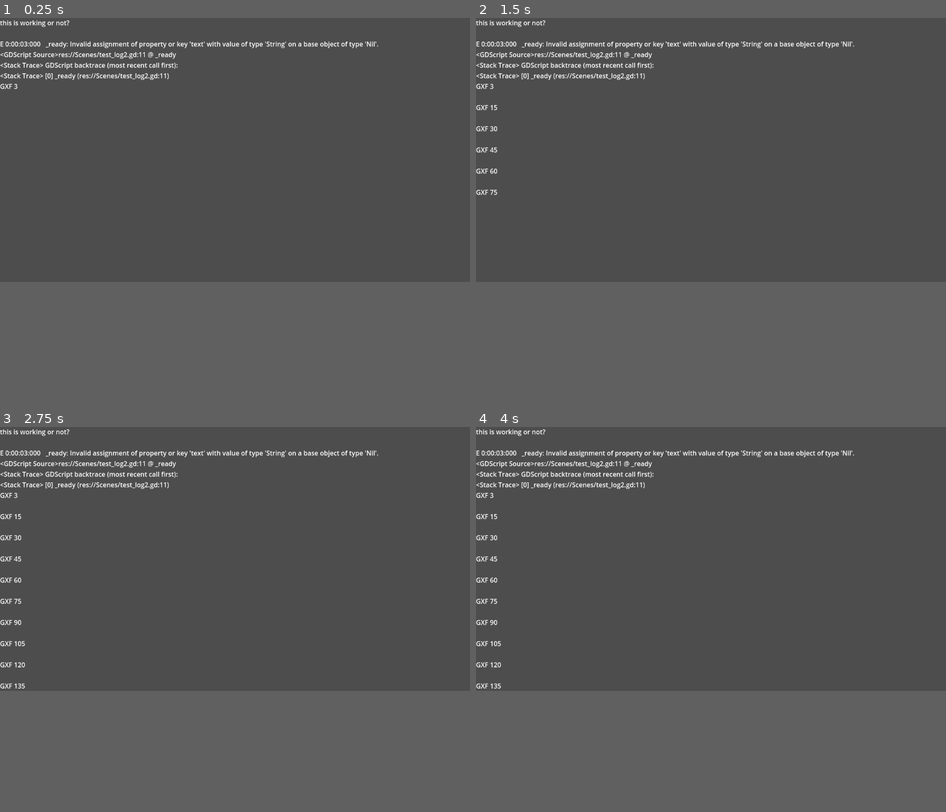
Above: before the commit, frames 1-4 (two rows, left to right).
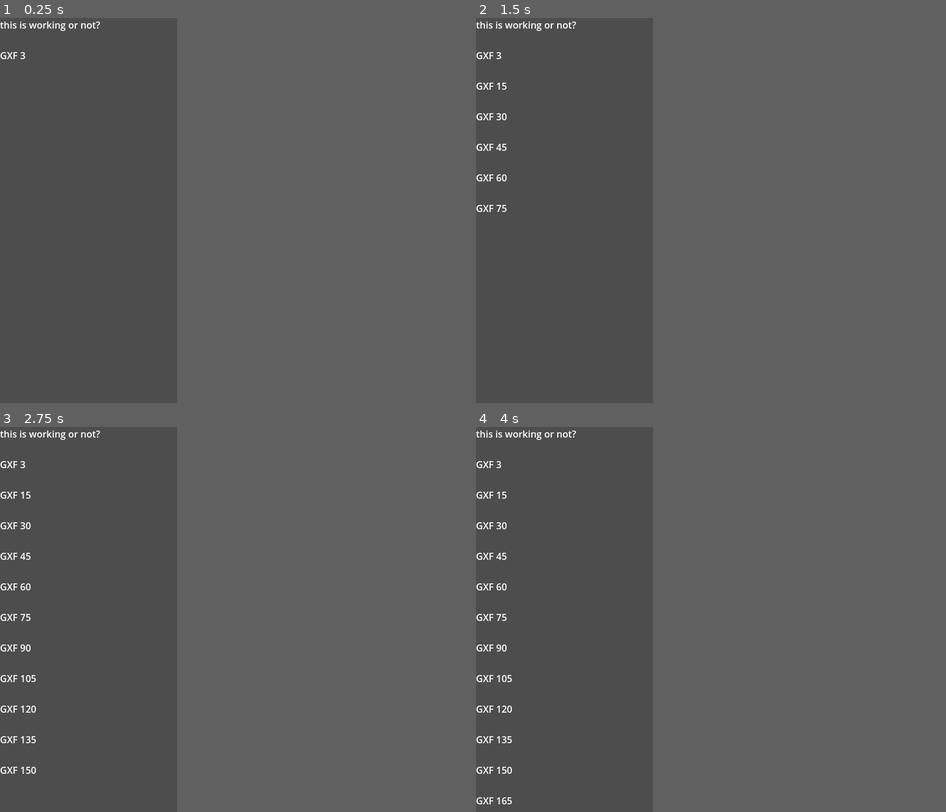
Above: after the commit, the same moments.

Repository: rk042/godot-runtime-log-viewer
Game: Godot game, scene res://godot-rutime-log-viewer/testing/scenes/testing_logs.tscn
The game is run twice, just before and just after one commit, with the same random seed, the same clock (stepped at 60 frames per second) and the same inputs. Before the commit the project starts from res://Scenes/testing_logs.tscn.
Inputs:
- Up to frame 1 (0.25 s): no input
- Up to frame 2 (1.5 s): tap Enter at 0.5 s
- Up to frame 3 (2.75 s): no input
- Up to frame 4 (4 s): tap Space at 2.75 s; tap Enter at 3.5 s
In our replay, the window is 799x449 before the commit and 301x655 after it. These sizes can differ from the game's own. Grey fills any space a smaller window leaves; there, only what the larger window draws over its background counts as a difference.

The runs differ from the first frame. In frame 1, 1.6% of the frame differs, in the area x 0-81%, y 0-19%; in frame 2, 2.0%; in frame 3, 2.4%; in frame 4, 2.5%, in the area x 0-81%, y 0-99%.
Error before the commit: Invalid assignment of property or key 'text' with value of type 'String' on a base object of type 'Nil'. (res://Scenes/test_log2.gd:11)

Commit message:
working on ui part

Diff:
--- a/Scenes/test_log2.gd
+++ /dev/null
@@ -1,11 +0,0 @@
-extends Node
-
-@onready var label: Label = $"../Label2"
-
-
-func _ready() -> void:
-	print("this is working or not?")
-
-	label = null
-	for i in range(10):
-		label.text = "test"
--- a/Scenes/testing_logs.tscn
+++ /dev/null
@@ -1,18 +0,0 @@
-[gd_scene load_steps=3 format=3 uid="uid://bikxllx6h2nmo"]
-
-[ext_resource type="Script" uid="uid://b6mtfhdnxhrbr" path="res://godot-rutime-log-viewer/log_handler.gd" id="1_ws3fs"]
-[ext_resource type="Script" uid="uid://cg3rrl0dalojs" path="res://Scenes/test_log2.gd" id="2_7uoj3"]
-
-[node name="TestingLogs" type="Node2D"]
-script = ExtResource("1_ws3fs")
-
-[node name="Node" type="Node" parent="."]
-script = ExtResource("2_7uoj3")
-
-[node name="Label" type="Label" parent="."]
-offset_right = 40.0
-offset_bottom = 23.0
-
-[node name="Label2" type="Label" parent="."]
-offset_right = 40.0
-offset_bottom = 23.0
--- /dev/null
+++ b/godot-rutime-log-viewer/scenes/button_item_scene.tscn
@@ -0,0 +1,24 @@
+[gd_scene format=3 uid="uid://b1dqyeje8w4wa"]
+
+[node name="button_item_scene" type="Control"]
+layout_mode = 3
+anchors_preset = 15
+anchor_right = 1.0
+anchor_bottom = 1.0
+offset_right = -1052.0
+offset_bottom = -548.0
+grow_horizontal = 2
+grow_vertical = 2
+size_flags_horizontal = 4
+size_flags_vertical = 4
+
+[node name="button" type="Button" parent="."]
+layout_mode = 1
+anchors_preset = 15
+anchor_right = 1.0
+anchor_bottom = 1.0
+grow_horizontal = 2
+grow_vertical = 2
+size_flags_horizontal = 3
+theme_override_font_sizes/font_size = 100
+text = "Clean"
--- /dev/null
+++ b/godot-rutime-log-viewer/scenes/log_viewer_canvas_scene.tscn
@@ -0,0 +1,67 @@
+[gd_scene format=3 uid="uid://ocev1kyuy4ss"]
+
+[node name="log_viewer_canvas_scene" type="Control"]
+layout_mode = 3
+anchors_preset = 15
+anchor_right = 1.0
+anchor_bottom = 1.0
+grow_horizontal = 2
+grow_vertical = 2
+size_flags_horizontal = 3
+size_flags_vertical = 3
+
+[node name="background_panel" type="Panel" parent="."]
+visible = false
+modulate = Color(1, 1, 1, 0.4745098)
+layout_mode = 1
+anchors_preset = 15
+anchor_right = 1.0
+anchor_bottom = 1.0
+offset_right = -1152.0
+offset_bottom = -648.0
+grow_horizontal = 2
+grow_vertical = 2
+
+[node name="VBoxContainer" type="VBoxContainer" parent="."]
+layout_mode = 1
+anchors_preset = 15
+anchor_right = 1.0
+anchor_bottom = 1.0
+grow_horizontal = 2
+grow_vertical = 2
+
+[node name="top_menu" type="Panel" parent="VBoxContainer"]
+layout_mode = 2
+size_flags_vertical = 3
+size_flags_stretch_ratio = 0.1
+
+[node name="HBoxContainer" type="HBoxContainer" parent="VBoxContainer/top_menu"]
+layout_mode = 1
+anchors_preset = 15
+anchor_right = 1.0
+anchor_bottom = 1.0
+grow_horizontal = 2
+grow_vertical = 2
+theme_override_constants/separation = 10
+alignment = 1
+
+[node name="button_clean" type="Button" parent="VBoxContainer/top_menu/HBoxContainer"]
+layout_mode = 2
+size_flags_horizontal = 3
+text = "Clean"
+
+[node name="button_settings" type="Button" parent="VBoxContainer/top_menu/HBoxContainer"]
+layout_mode = 2
+size_flags_horizontal = 3
+text = "Settings"
+
+[node name="button_close" type="Button" parent="VBoxContainer/top_menu/HBoxContainer"]
+layout_mode = 2
+size_flags_horizontal = 3
+text = "Close"
+
+[node name="bottom_menu" type="Panel" parent="VBoxContainer"]
+modulate = Color(13.727448, 8.800997, 0, 1)
+layout_mode = 2
+size_flags_vertical = 3
+size_flags_stretch_ratio = 0.9
--- /dev/null
+++ b/godot-rutime-log-viewer/scenes/testing_main_scene.tscn
@@ -0,0 +1,3 @@
+[gd_scene format=3 uid="uid://chxqs1egwv60a"]
+
+[node name="testing_main_scene" type="Node2D"]
--- /dev/null
+++ b/godot-rutime-log-viewer/testing/scenes/testing_logs.tscn
@@ -0,0 +1,18 @@
+[gd_scene load_steps=3 format=3 uid="uid://bikxllx6h2nmo"]
+
+[ext_resource type="Script" uid="uid://b6mtfhdnxhrbr" path="res://godot-rutime-log-viewer/scripts/log_handler.gd" id="1_vbxg4"]
+[ext_resource type="Script" uid="uid://cg3rrl0dalojs" path="res://godot-rutime-log-viewer/testing/scripts/test_log2.gd" id="2_bwbdg"]
+
+[node name="TestingLogs" type="Node2D"]
+script = ExtResource("1_vbxg4")
+
+[node name="Node" type="Node" parent="."]
+script = ExtResource("2_bwbdg")
+
+[node name="Label" type="Label" parent="."]
+offset_right = 40.0
+offset_bottom = 23.0
+
+[node name="Label2" type="Label" parent="."]
+offset_right = 40.0
+offset_bottom = 23.0
--- /dev/null
+++ b/godot-rutime-log-viewer/testing/scripts/test_log2.gd
@@ -0,0 +1,15 @@
+extends Node
+
+@onready var label: Label = $"../Label2"
+
+
+func _ready() -> void:
+	print("this is working or not?")
+	#label = null
+	#for i in range(10):
+		#label.text = "test"
+
+	#var data = [1,2,3,4,5]
+	#for i in range(10):
+		#print(data[i])
+		#pass
--- a/project.godot
+++ b/project.godot
@@ -17,7 +17,12 @@
 
 [autoload]
 
-LogRouter="*res://godot-rutime-log-viewer/log_router.gd"
+LogRouter="*res://godot-rutime-log-viewer/scripts/log_router.gd"
+
+[display]
+
+window/size/viewport_width=301
+window/size/viewport_height=655
 
 [rendering]
 
Renamed: godot-rutime-log-viewer/log_handler.gd -> godot-rutime-log-viewer/scripts/log_handler.gd
Renamed: godot-rutime-log-viewer/log_handler.gd.uid -> godot-rutime-log-viewer/scripts/log_handler.gd.uid
Renamed: godot-rutime-log-viewer/log_router.gd -> godot-rutime-log-viewer/scripts/log_router.gd
Renamed: godot-rutime-log-viewer/log_router.gd.uid -> godot-rutime-log-viewer/scripts/log_router.gd.uid
Renamed: Scenes/test_log2.gd.uid -> godot-rutime-log-viewer/testing/scripts/test_log2.gd.uid
Not shown, added: godot-rutime-log-viewer/Readme.md
